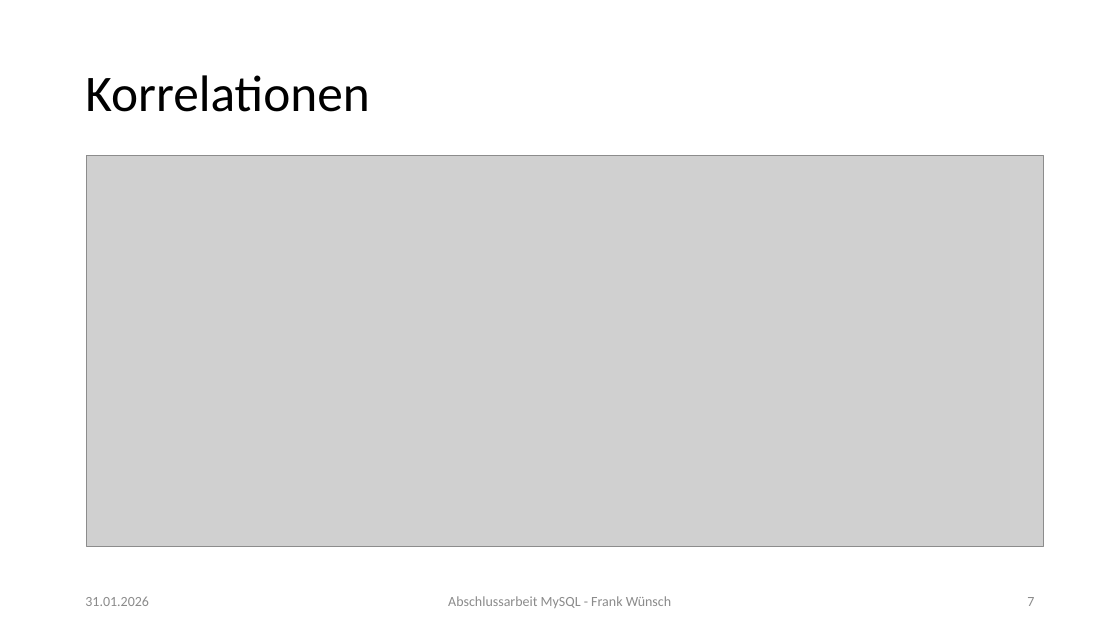
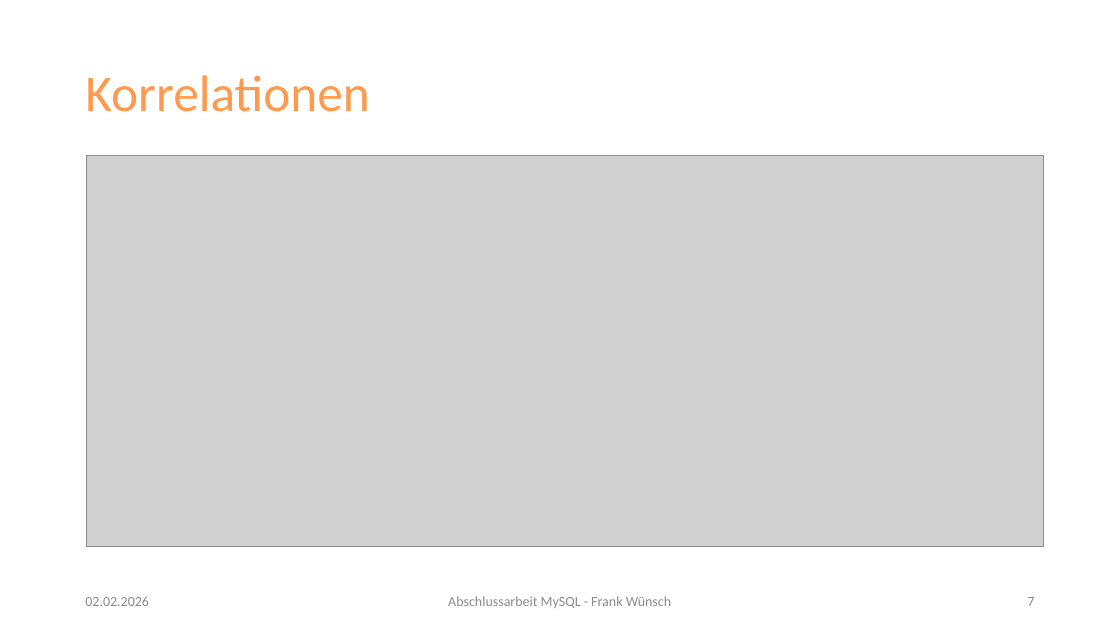
Before and after one commit to FrankWuensch/mysql_excam, a slide deck: slide 7 of Abschlusspräsentation_MySQL_Frank_Wünsch.pptx. Drawn at 1120x630 pixels with LibreOffice and Linux fonts; fonts in the diff are those of the drawing; grey boxes stand for pictures. Boxes give left, top, right and bottom in pixels: in the first picture for what was removed or moved away, otherwise in the second. Text is boxed around its words. In the diff, an @@ line names an element or a change of style, - is before the commit and + after.

```diff
--- a/Abschlusspräsentation_MySQL_Frank_Wünsch.pptx
+++ b/Abschlusspräsentation_MySQL_Frank_Wünsch.pptx
@@ title "Korrelationen" at (85,75,369,112): text colour #000000 to #FF994E @@
@@ text at (85,596,149,606): text changed @@
-31.01.2026
+02.02.2026
```
Also in this commit, not shown: 7 other slides changed, 1 slide added, 1 other file.
